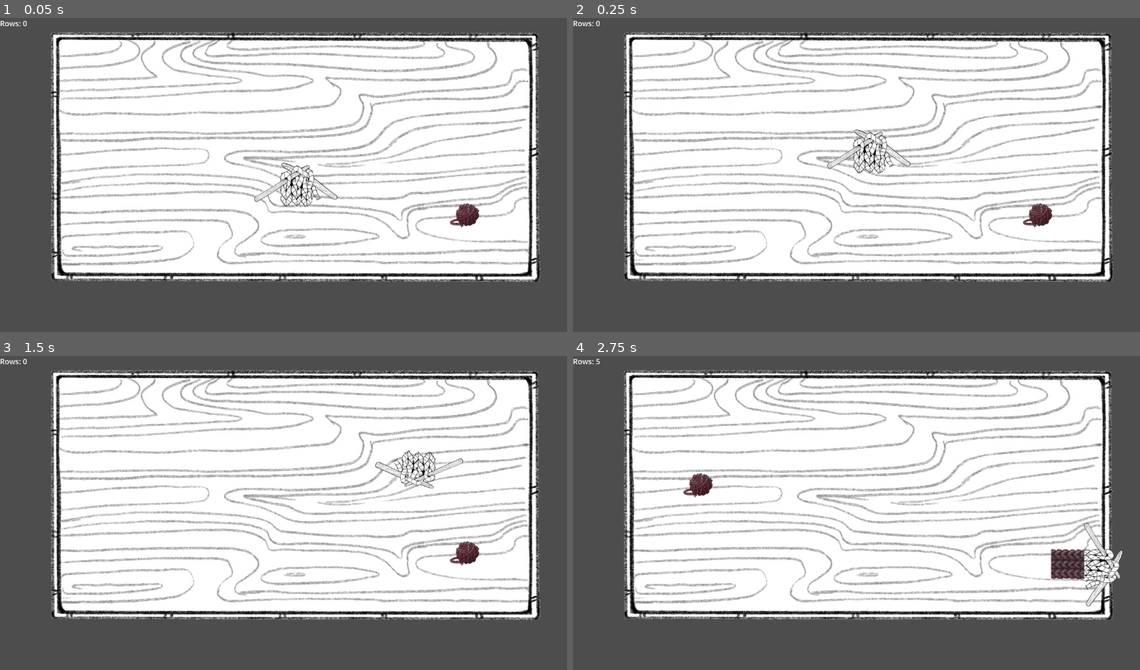
Above: before the commit, frames 1-4 (two rows, left to right).
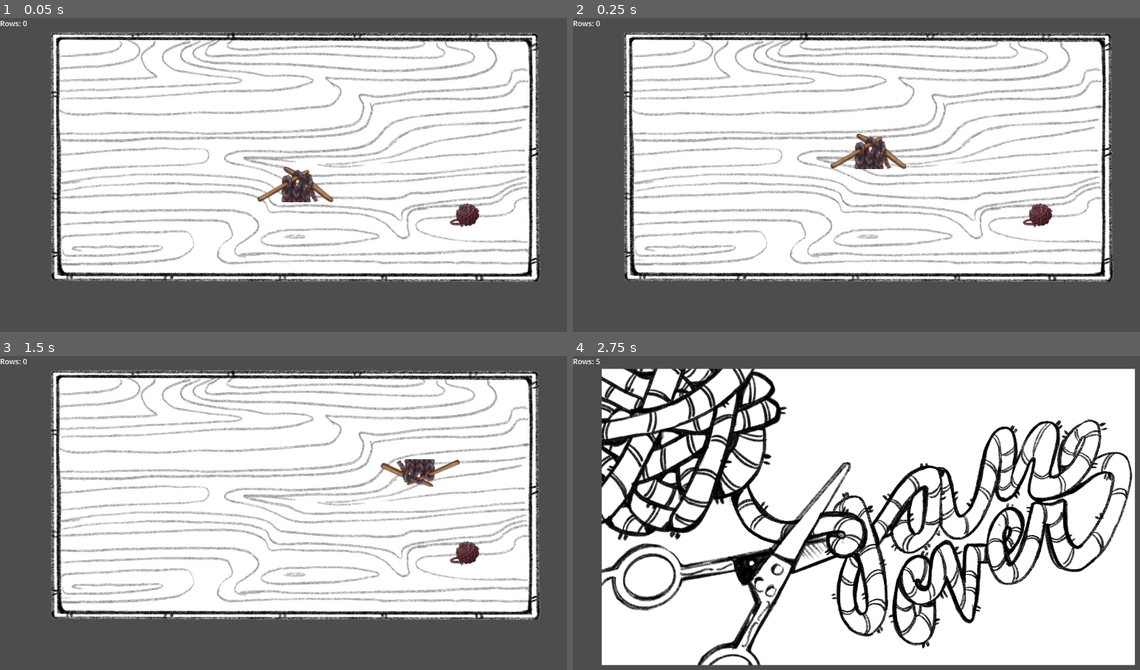
Above: after the commit, the same moments.

Repository: magaly3118/Serpentwine
Game: Godot game, scene res://Scenes/level.tscn
The game is run twice, just before and just after one commit, with the same random seed, the same clock (stepped at 60 frames per second) and the same inputs.
Inputs:
- Up to frame 1 (0.05 s): no input
- Up to frame 2 (0.25 s): no input
- Up to frame 3 (1.5 s): hold Right (ui_right) 0.53-1.28 s; hold Down (ui_down) from 1.28 s (still down)
- Up to frame 4 (2.75 s): release Down (ui_down) at 2.03 s; hold Right (ui_right) from 2.03 s (still down)

The runs differ from the first frame. In frame 1, 0.9% of the frame differs, in the area x 44-60%, y 46-61%; in frame 2, 0.9%; in frame 3, 0.8%; in frame 4, 52%, in the area x 5-100%, y 3-99%.

Commit message:
Added code to match needles' color to body tiles and fixed body tile collision bug

Diff:
--- a/Knit-prototype/Scripts/level.gd
+++ b/Knit-prototype/Scripts/level.gd
@@ -10,12 +10,23 @@
 var textures = [blue_yarn, pink_yarn, purp_yarn]
 
 # texture id for body tiles
-var next_body_texture_id: int
+var next_texture_id: int
+
+# needle textures
+var blue_needle_1 = preload("res://Assets/KnittingNeedles/AnimatedNeedle01_Blue_Tiny.png")
+var pink_needle_1 = preload("res://Assets/KnittingNeedles/AnimatedNeedle01_Pink_Tiny.png")
+var purp_needle_1 = preload("res://Assets/KnittingNeedles/AnimatedNeedle01_Purple_Tiny.png")
+var needles_textures_1 = [blue_needle_1, pink_needle_1, purp_needle_1]
+
+var blue_needle_2 = preload("res://Assets/KnittingNeedles/AnimatedNeedle02_Blue_Tiny.png")
+var pink_needle_2 = preload("res://Assets/KnittingNeedles/AnimatedNeedle02_Pink_Tiny.png")
+var purp_needle_2 = preload("res://Assets/KnittingNeedles/AnimatedNeedle02_Purple_Tiny.png")
+var needles_textures_2 = [blue_needle_2, pink_needle_2, purp_needle_2]
 
 # Called when the node enters the scene tree for the first time.
 func _ready():
 	add_yarn()
-
+	_update_needle_sprites(next_texture_id) # mathc needles to the first spawned yarn
 
 func add_yarn():
 	var instance = yarn.instantiate()
@@ -26,7 +37,7 @@
 	var yarn_sprite = instance.get_child(0)
 	if yarn_sprite.texture != new_texture:
 		yarn_sprite.texture = new_texture
-	next_body_texture_id = texture_id # update id for future use
+	next_texture_id = texture_id # update id for future use
 
 	# sets the yarn ball in a random position
 	instance.global_position = Vector2(randi_range(220,1080),randi_range(100,500))
@@ -39,9 +50,15 @@
 	# currently, score is just adding 5 for every ball of yarn grabbed
 	score += 5
 	# add a scarf body tile
-	$scarf.add_body_tile(next_body_texture_id)
+	$scarf.add_body_tile(next_texture_id)
+	# change needles color to match new body tile
+	_update_needle_sprites(next_texture_id)
 	# adds new yarn ball onto play area
 	add_yarn()
+
+func _update_needle_sprites(texture_id):
+	$scarf/head/needles_sprite_01.texture = needles_textures_1[texture_id]
+	$scarf/head/needles_sprite_02.texture = needles_textures_2[texture_id]
 
 # Called every frame. 'delta' is the elapsed time since the previous frame.
 func _process(delta):
@@ -50,4 +67,4 @@
 func end_game():
 	# add end game code!!!
 	get_tree().paused = true
-	#$game_over/game_over_screen.show()
+	$game_over/game_over_screen.show()
--- a/Knit-prototype/Scripts/scarf.gd
+++ b/Knit-prototype/Scripts/scarf.gd
@@ -54,6 +54,7 @@
 		global_translate(Vector2(-1,0) * move_distance)
 	elif(direction == RIGHT):
 		global_translate(Vector2(1,0) * move_distance)
+
 	# Move body along aswell
 	# all body tiles are grouped together in a group called "body"
 	# utilizing grouping in godot can be helpful
@@ -92,16 +93,14 @@
 
 	# NEWVMENT
 	if(first_tile):# if there are body tiles in the list
-		instance.get_node("CollisionShape2D").set_disabled(true) # disable collision
 		get_owner().add_child(instance) # add this scarf_body as child to owner node
 		instance.global_position = global_position # get position from head
 		body_tiles_list.append(instance) # add to my body tile list, note list is opposite of neck to tail order
-		first_tile.get_node("CollisionShape2D").set_disabled(false) # enable collision
+		first_tile.collisionsEnabled = true # enable collision of previous first tile
 		first_tile.prev_tile = instance
 		instance.prev_tile = self
 		first_tile = instance
 	else: # first body tile being added to head, there are not any body tiles in the list yet
-		instance.get_node("CollisionShape2D").set_disabled(true) # disable collision
 		get_owner().add_child(instance) # add this scarf_body as child to owner node
 		instance.global_position = global_position # get position from head
 		body_tiles_list.append(instance) # add to my body tile list, note list is opposite of neck to tail order
--- a/Knit-prototype/Scripts/scarf_body.gd
+++ b/Knit-prototype/Scripts/scarf_body.gd
@@ -6,6 +6,8 @@
 @export var move_distance : float = 6
 enum{nan, UP, DOWN, LEFT, RIGHT}
 var prev_tile
+# collisions are disabled until body tile isn't the first tile
+var collisionsEnabled: bool = false
 
 
 # Called when the node enters the scene tree for the first time.
@@ -39,7 +41,7 @@
 	move_trail.append(dir)
 
 func _on_area_entered(area):
-	if(area.name == "head"):
+	if(area.name == "head" and collisionsEnabled):
 		print("collision into body") # prints into console
 	 	#calling end_game func in level
 		var main = get_tree().get_first_node_in_group("main")
